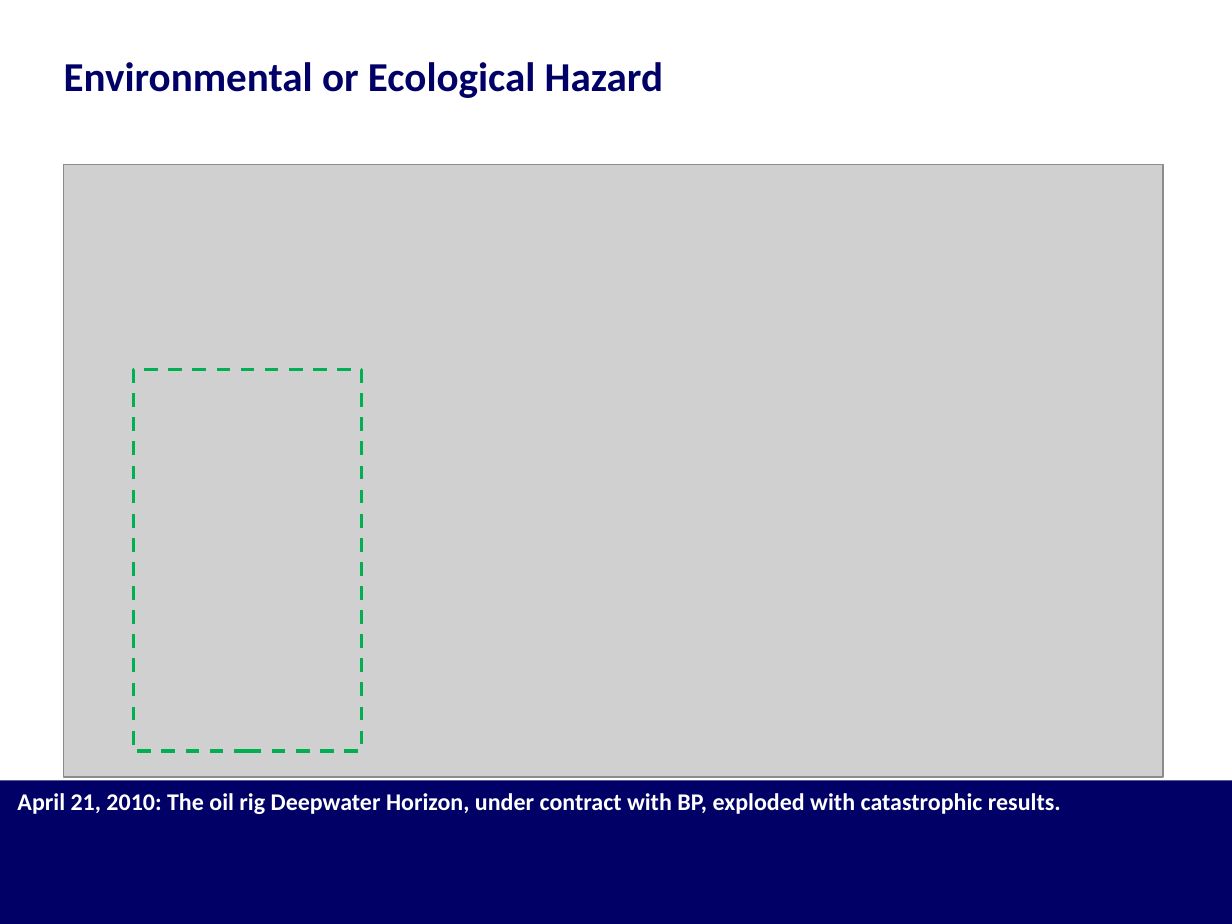
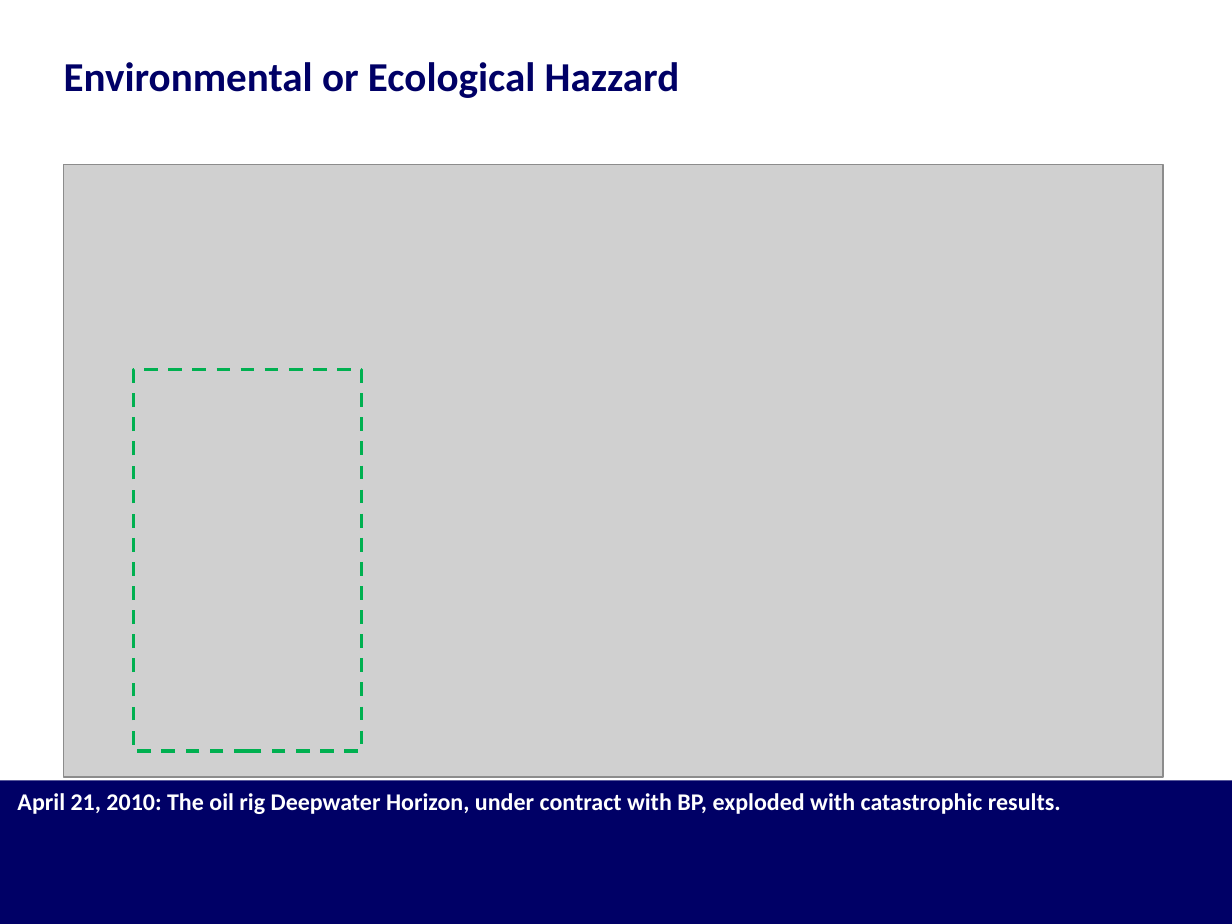
Before and after one commit to harshil753/Bounce_Back, a slide deck: slide 9 of Bounce_Back 24012018v1.pptx. Drawn at 1232x924 pixels with LibreOffice and Linux fonts; fonts in the diff are those of the drawing; grey boxes stand for pictures. Boxes give left, top, right and bottom in pixels: in the first picture for what was removed or moved away, otherwise in the second. Text is boxed around its words. In the diff, an @@ line names an element or a change of style, - is before the commit and + after.

```diff
--- a/Bounce_Back 24012018v1.pptx
+++ b/Bounce_Back 24012018v1.pptx
@@ title at <box>64,62,680,98</box>: text changed @@
-Environmental or Ecological Hazard
+Environmental or Ecological Hazzard
```
Also in this commit, not shown: 5 other slides changed, 2 slides added.
